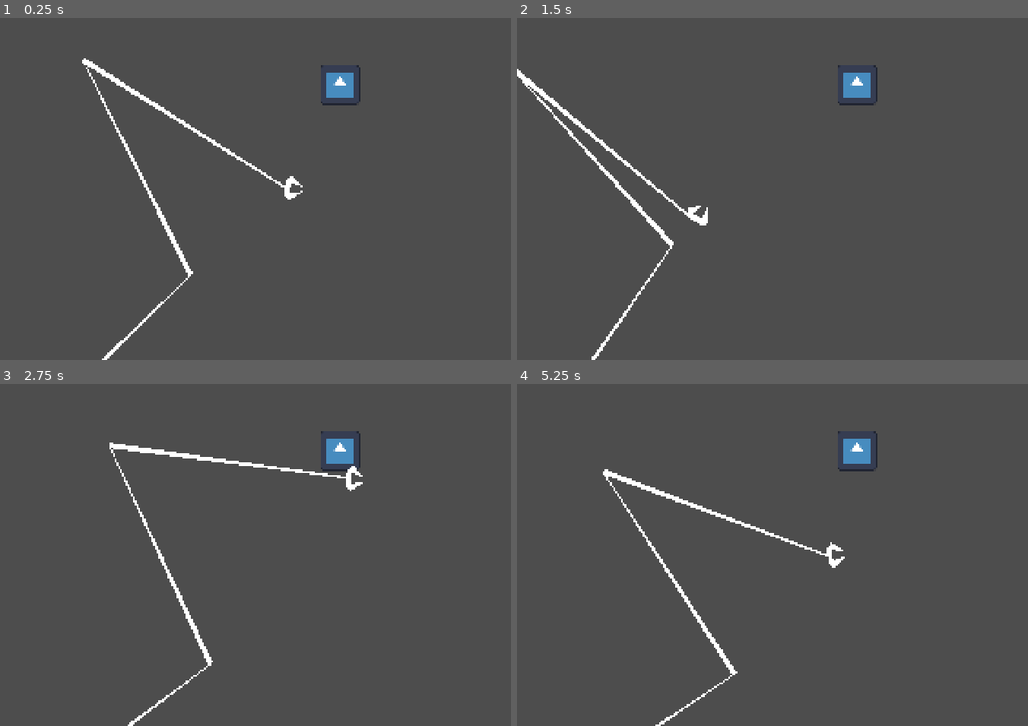
Above: before the commit, frames 1-4 (two rows, left to right).
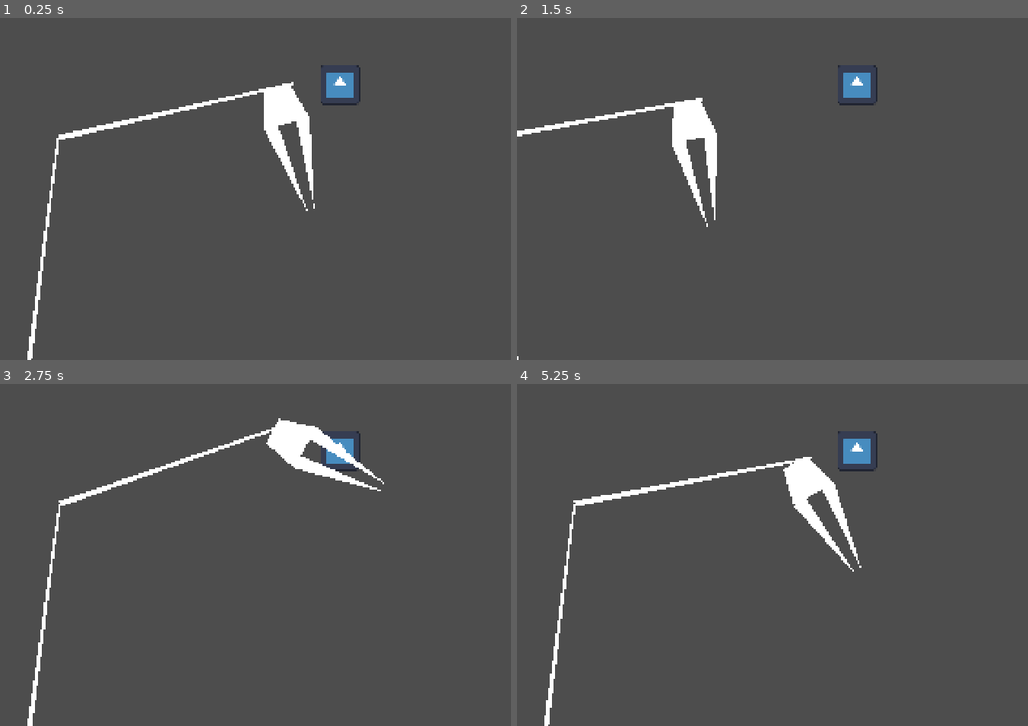
Above: after the commit, the same moments.

Repository: NathouneOne/GameJam_0226
Game: Godot game, scene res://Scenes/hand/hands.tscn
The game is run twice, just before and just after one commit, with the same random seed, the same clock (stepped at 60 frames per second) and the same inputs. This scene is started directly instead of the project's main scene. The engine's default icon, where the game draws it, is replaced by a stand-in: a white triangle on a blue panel in a dark square.
Inputs (mouse positions are in pixels of both pictures, inside the frame that each line leads up to):
- Up to frame 1 (0.25 s): no input
- Up to frame 2 (1.5 s): move the mouse to (956, 171) at 0.52 s; press the mouse at (956, 171) at 0.53 s; tap Enter at 1.25 s; move the mouse to (700, 206) at 1.27 s; release the mouse at (700, 206) at 1.28 s; click (700, 206) at 1.35 s
- Up to frame 3 (2.75 s): move the mouse to (362, 479) at 2.02 s; press the mouse at (362, 479) at 2.03 s
- Up to frame 4 (5.25 s): move the mouse to (792, 623) at 2.77 s; release the mouse at (792, 623) at 2.78 s; click (792, 623) at 2.85 s; move the mouse to (1002, 606) at 3.52 s; press the mouse at (1002, 606) at 3.53 s; move the mouse to (639, 503) at 4.27 s; release the mouse at (639, 503) at 4.28 s; click (639, 503) at 4.35 s; move the mouse to (849, 555) at 5.02 s; press the mouse at (849, 555) at 5.03 s

The runs differ from the first frame. In frame 1, 3.7% of the frame differs, in the area x 5-62%, y 11-100%; in frame 2, 3.1%; in frame 3, 3.5%; in frame 4, 3.6%.

Commit message:
feat: 2 joint arm

Diff:
--- a/game-jam-0226/Scenes/hand/arm.tscn
+++ b/game-jam-0226/Scenes/hand/arm.tscn
@@ -5,8 +5,8 @@
 
 [sub_resource type="SkeletonModification2DCCDIK" id="SkeletonModification2DCCDIK_r3o1h"]
 target_nodepath = NodePath("../target")
-tip_nodepath = NodePath("armBone0/armBone1/armBone2/armHandBase/armHandTip")
-ccdik_data_chain_length = 4
+tip_nodepath = NodePath("armBone0/armBone1/armHandBase/armHandTip")
+ccdik_data_chain_length = 3
 joint_data/0/bone_index = 0
 joint_data/0/bone2d_node = NodePath("armBone0")
 joint_data/0/rotate_from_joint = false
@@ -15,22 +15,21 @@
 joint_data/1/bone_index = 1
 joint_data/1/bone2d_node = NodePath("armBone0/armBone1")
 joint_data/1/rotate_from_joint = false
-joint_data/1/enable_constraint = false
+joint_data/1/enable_constraint = true
+joint_data/1/constraint_angle_min = 0.0
+joint_data/1/constraint_angle_max = 180.0
+joint_data/1/constraint_angle_invert = false
+joint_data/1/constraint_in_localspace = true
 joint_data/1/editor_draw_gizmo = true
 joint_data/2/bone_index = 2
-joint_data/2/bone2d_node = NodePath("armBone0/armBone1/armBone2")
+joint_data/2/bone2d_node = NodePath("armBone0/armBone1/armHandBase")
 joint_data/2/rotate_from_joint = false
-joint_data/2/enable_constraint = false
+joint_data/2/enable_constraint = true
+joint_data/2/constraint_angle_min = -90.0
+joint_data/2/constraint_angle_max = 90.0
+joint_data/2/constraint_angle_invert = true
+joint_data/2/constraint_in_localspace = true
 joint_data/2/editor_draw_gizmo = true
-joint_data/3/bone_index = 3
-joint_data/3/bone2d_node = NodePath("armBone0/armBone1/armBone2/armHandBase")
-joint_data/3/rotate_from_joint = false
-joint_data/3/enable_constraint = true
-joint_data/3/constraint_angle_min = 90.0
-joint_data/3/constraint_angle_max = -90.0
-joint_data/3/constraint_angle_invert = true
-joint_data/3/constraint_in_localspace = true
-joint_data/3/editor_draw_gizmo = true
 
 [sub_resource type="SkeletonModificationStack2D" id="SkeletonModificationStack2D_r3o1h"]
 enabled = true
@@ -50,13 +49,13 @@
 
 [node name="Claw" type="Node2D" parent="." unique_id=1306377304]
 z_index = 2
-position = Vector2(1005.0541, 573.6447)
-rotation = 1.3416703
-scale = Vector2(0.9999813, 0.9999813)
+position = Vector2(708.6747, 513.00104)
+rotation = 0.35160312
+scale = Vector2(0.9999829, 0.9999829)
 
 [node name="Sprite" type="Polygon2D" parent="Claw" unique_id=178004881]
 rotation = 1.5707964
-scale = Vector2(0.9999813, 0.9999813)
+scale = Vector2(1.8, 6.81)
 offset = Vector2(-196.1657, -570.70966)
 polygon = PackedVector2Array(155.63864, 553.3107, 237.64012, 553.3107, 221.63983, 570.311, 173.63896, 570.311)
 
@@ -72,22 +71,17 @@
 
 [node name="arm0" type="Polygon2D" parent="." unique_id=259272450]
 position = Vector2(0, 0.9999995)
-rotation = 0.50662106
-scale = Vector2(0.99999267, 0.99999267)
+rotation = -0.15963149
+scale = Vector2(0.99999297, 0.99999297)
 offset = Vector2(-0.078319, 0.6208838)
-polygon = PackedVector2Array(0, -10, 0, 8, 759, 2, 759, -2)
+polygon = PackedVector2Array(0, -10, 0, 8, 970.07745, 3.7515364, 970.09454, -3.2484922)
 
-[node name="arm1" type="Polygon2D" parent="." unique_id=1358178697]
-position = Vector2(663.6612, 369.28613)
-rotation = -0.7543066
-scale = Vector2(0.9999926, 0.9999926)
-polygon = PackedVector2Array(0, -9, 0, 8, 759, 2, 759, -2)
-
-[node name="arm2" type="Polygon2D" parent="." unique_id=1059359991]
-position = Vector2(1217.8984, -150.74945)
-rotation = 1.8458624
-scale = Vector2(0.99999255, 0.99999255)
-polygon = PackedVector2Array(0, -9, 0, 8, 759.9531, 11.132324, 760.0122, 4.1325684)
+[node name="arm1" type="Polygon2D" parent="." unique_id=685473251]
+position = Vector2(957.8859, -151.83081)
+rotation = 1.9223995
+scale = Vector2(0.9999951, 0.9999951)
+offset = Vector2(-0.078319, 0.6208838)
+polygon = PackedVector2Array(0, -10, 0, 8, 760.46, 8.197181, 760.5329, -1.1659421)
 
 [node name="Skeleton2D" type="Skeleton2D" parent="." unique_id=513974380]
 modification_stack = SubResource("SkeletonModificationStack2D_r3o1h")
@@ -96,39 +90,31 @@
 position = Vector2(0, 0.9999995)
 rotation = -0.0024457702
 scale = Vector2(0.9999928, 0.9999928)
-rest = Transform2D(0.9999928, 0, 0, 0.9999928, 0, 0.9999995)
+rest = Transform2D(0.9999898, -0.0024457502, 0.0024457502, 0.9999898, 0, 0.9999995)
 metadata/_local_pose_override_enabled_ = true
 
 [node name="RemoteTransform2D" type="RemoteTransform2D" parent="Skeleton2D/armBone0" unique_id=1864631050]
 remote_path = NodePath("../../../arm0")
 
 [node name="armBone1" type="Bone2D" parent="Skeleton2D/armBone0" unique_id=1740137966]
-position = Vector2(759.00543, 4.7684057e-07)
+position = Vector2(970.00653, 1.3724084)
 rotation = -0.005997932
-rest = Transform2D(0.999982, -0.005997896, 0.005997896, 0.999982, 759.00543, 4.7684057e-07)
+rest = Transform2D(0.999982, -0.005997896, 0.005997896, 0.999982, 970.00653, 1.3724084)
 metadata/_local_pose_override_enabled_ = true
 
 [node name="RemoteTransform2D" type="RemoteTransform2D" parent="Skeleton2D/armBone0/armBone1" unique_id=262073430]
 remote_path = NodePath("../../../../arm1")
 
-[node name="armBone2" type="Bone2D" parent="Skeleton2D/armBone0/armBone1" unique_id=2133272791]
-position = Vector2(760.0158, 0.5584717)
-rest = Transform2D(1, 0, 0, 1, 760.0158, 0.5584717)
+[node name="armHandBase" type="Bone2D" parent="Skeleton2D/armBone0/armBone1" unique_id=311617383]
+position = Vector2(709.98816, 4.995029)
+rotation = -0.006325057
+scale = Vector2(0.99998754, 0.99998754)
+rest = Transform2D(0.9999677, -0.006324937, 0.006324937, 0.9999677, 969.98926, 6.1904116)
 metadata/_local_pose_override_enabled_ = true
 
-[node name="RemoteTransform2D" type="RemoteTransform2D" parent="Skeleton2D/armBone0/armBone1/armBone2" unique_id=1349097760]
-remote_path = NodePath("../../../../../arm2")
+[node name="RemoteTransform2D" type="RemoteTransform2D" parent="Skeleton2D/armBone0/armBone1/armHandBase" unique_id=916949332]
+remote_path = NodePath("../../../../../Claw")
 
-[node name="armHandBase" type="Bone2D" parent="Skeleton2D/armBone0/armBone1/armBone2" unique_id=311617383]
-position = Vector2(754.97845, 8.090105)
-rotation = -0.0063250572
-scale = Vector2(0.99998826, 0.99998826)
-rest = Transform2D(0.9999685, -0.0063249427, 0.0063249427, 0.9999685, 759.9739, 7.5584087)
-metadata/_local_pose_override_enabled_ = true
-
-[node name="RemoteTransform2D" type="RemoteTransform2D" parent="Skeleton2D/armBone0/armBone1/armBone2/armHandBase" unique_id=916949332]
-remote_path = NodePath("../../../../../../Claw")
-
-[node name="armHandTip" type="Bone2D" parent="Skeleton2D/armBone0/armBone1/armBone2/armHandBase" unique_id=1662121726]
-position = Vector2(59.02495, -0.5545566)
-rest = Transform2D(1, 0, 0, 1, -0.33457947, -54.009235)
+[node name="armHandTip" type="Bone2D" parent="Skeleton2D/armBone0/armBone1/armHandBase" unique_id=1662121726]
+position = Vector2(331.9852, 3.9032373)
+rest = Transform2D(1, 0, 0, 1, 228.02391, 0.36748755)
